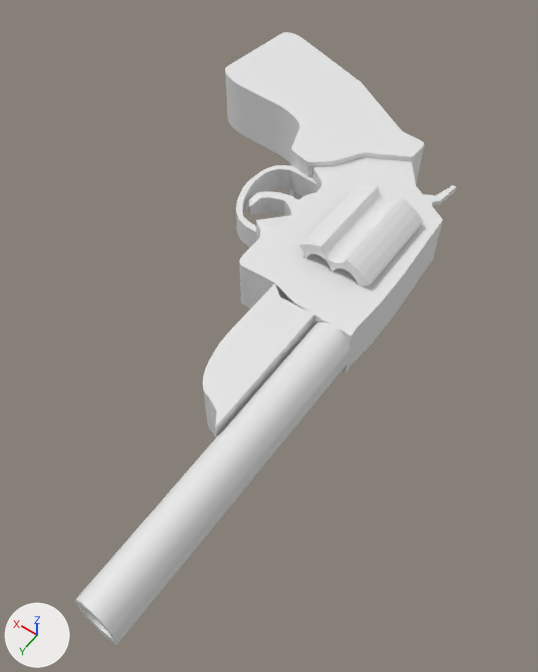
A saved change to the Blender file BlenderModels/GasStation/Props/Gun.blend.
Both versions are drawn from a 50 mm camera at (-0.353, 0.528, 0.391) aimed at (-0.16, 0.257, -0.035). Every picture has the same lights, and +X, +Y and +Z are marked at lower left. The first picture is the older version.

The scene before the commit, as lines of its bpy script (objects in view):
```python
me_cube_007 = bpy.data.meshes.new('Cube.007')
me_cube_007.from_pydata(...)  # 2288 vertices, 1297 faces; spans x -0.228..0.015, y -0.003..0.482, z -0.037..0.038
ob_handle = bpy.data.objects.new('Handle', me_cube_007)
ob_handle.location = (0.0, 0.0, 0.0)
```
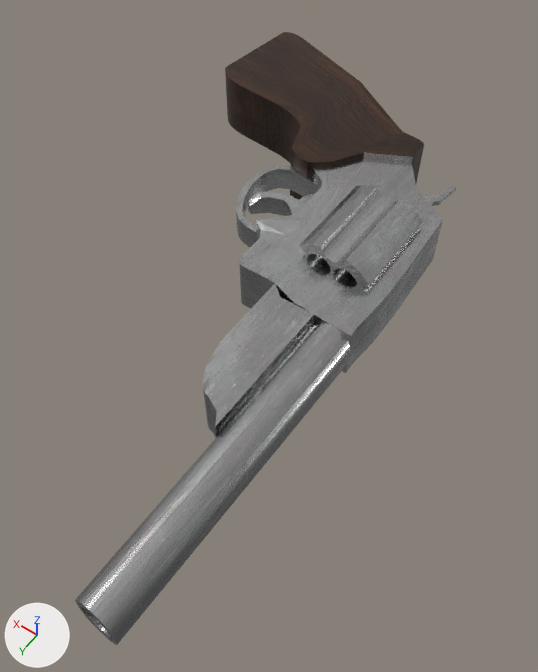
What changed in the scene script:
```text
Add img_wood067_1k_png_displacement_png:
    img_wood067_1k_png_displacement_png = load_image('Wood067_1K-PNG_Displacement.png', '../../../Materials/JHalstMaterials/DarkWood/Wood067_1K-PNG_Displacement.png', 1024, 1024, 'Non-Color')
Add img_wood067_1k_png_roughness_png:
    img_wood067_1k_png_roughness_png = load_image('Wood067_1K-PNG_Roughness.png', '../../../Materials/JHalstMaterials/DarkWood/Wood067_1K-PNG_Roughness.png', 1024, 1024, 'Non-Color')
Add img_wood067_1k_png_color_png:
    img_wood067_1k_png_color_png = load_image('Wood067_1K-PNG_Color.png', '../../../Materials/JHalstMaterials/DarkWood/Wood067_1K-PNG_Color.png', 1024, 1024, 'sRGB')
Add img_wood067_1k_png_normalgl_png:
    img_wood067_1k_png_normalgl_png = load_image('Wood067_1K-PNG_NormalGL.png', '../../../Materials/JHalstMaterials/DarkWood/Wood067_1K-PNG_NormalGL.png', 1024, 1024, 'Non-Color')
Add img_metal055a_1k_png_displacement_png:
    img_metal055a_1k_png_displacement_png = load_image('Metal055A_1K-PNG_Displacement.png', '../../../Materials/JHalstMaterials/ShinyMetalFridge/Metal055A_1K-PNG_Displacement.png', 1024, 1024, 'Non-Color')
Add img_metal055a_1k_png_metalness_png:
    img_metal055a_1k_png_metalness_png = load_image('Metal055A_1K-PNG_Metalness.png', '../../../Materials/JHalstMaterials/ShinyMetalFridge/Metal055A_1K-PNG_Metalness.png', 1024, 1024, 'Non-Color')
Add img_metal055a_1k_png_color_png:
    img_metal055a_1k_png_color_png = load_image('Metal055A_1K-PNG_Color.png', '../../../Materials/JHalstMaterials/ShinyMetalFridge/Metal055A_1K-PNG_Color.png', 1024, 1024, 'sRGB')
Add img_metal055a_1k_png_normalgl_png:
    img_metal055a_1k_png_normalgl_png = load_image('Metal055A_1K-PNG_NormalGL.png', '../../../Materials/JHalstMaterials/ShinyMetalFridge/Metal055A_1K-PNG_NormalGL.png', 1024, 1024, 'Non-Color')
Add img_metal055a_1k_png_roughness_png:
    img_metal055a_1k_png_roughness_png = load_image('Metal055A_1K-PNG_Roughness.png', '../../../Materials/JHalstMaterials/ShinyMetalFridge/Metal055A_1K-PNG_Roughness.png', 1024, 1024, 'Non-Color')
Add mat_gunhandle:
    mat_gunhandle = bpy.data.materials.new('GunHandle')
    # uses the picture img_wood067_1k_png_color_png
    # uses the picture img_wood067_1k_png_displacement_png
    # uses the picture img_wood067_1k_png_normalgl_png
    # uses the picture img_wood067_1k_png_roughness_png
Add mat_gunmetal:
    mat_gunmetal = bpy.data.materials.new('GunMetal')
    # uses the picture img_metal055a_1k_png_color_png
    # uses the picture img_metal055a_1k_png_displacement_png
    # uses the picture img_metal055a_1k_png_metalness_png
    # uses the picture img_metal055a_1k_png_normalgl_png
    # uses the picture img_metal055a_1k_png_roughness_png
Change me_cube_007:
    where me_cube_007.from_pydata(...)  # 2288 vertices, 1297 faces; spans x -0.228..0.015, y -0.003..0.482, z -0.037..0.038
    used by ob_handle; location = (0.0, 0.0, 0.0)
    me_cube_007 part 1: 1211 of the faces centred in x -0.228..-0.079, y 0.087..0.482, z -0.037..0.038 switch from no material to mat_gunmetal
    me_cube_007 part 2: 86 of the faces centred in x -0.175..0.015, y -0.003..0.142, z -0.025..0.025 switch from no material to mat_gunhandle
```

Changed parts and their boxes (x1, y1, x2, y2) in the pictures (538 x 672 px):
part 1 of me_cube_007, recoloured (white to grey): (75, 153, 456, 645) in both
part 2 of me_cube_007, recoloured (white to brown): (225, 32, 424, 200) in both
